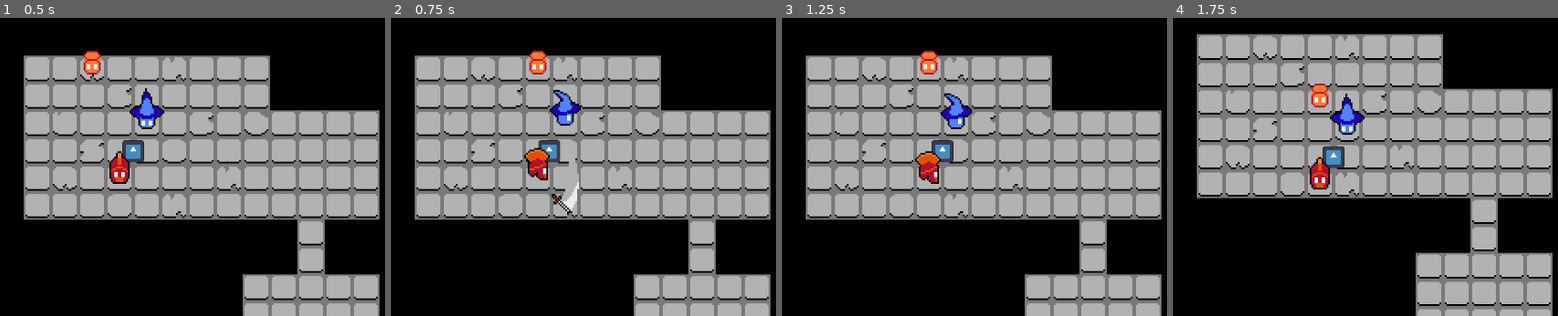
Above: before the commit, frames 1-4 (left to right).
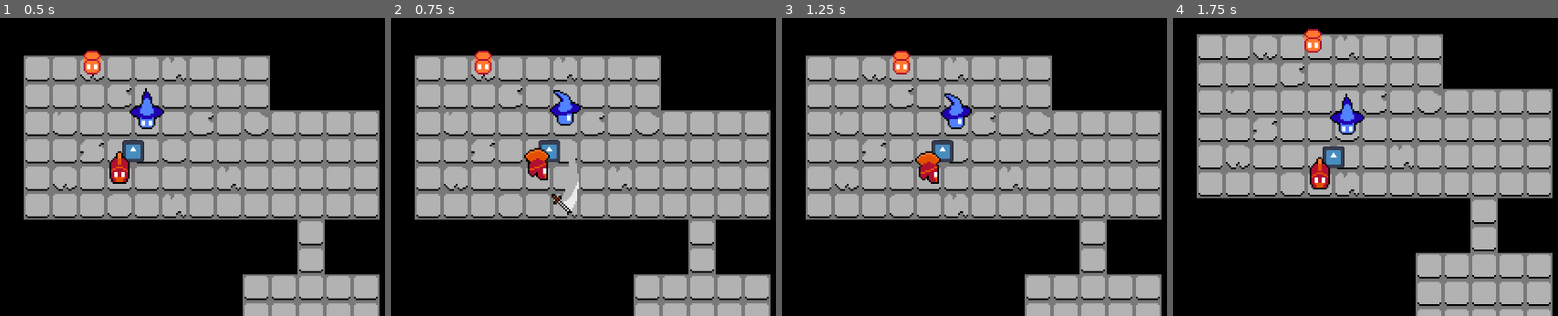
Above: after the commit, the same moments.

Repository: jpsalim21/Swipe-Dungeon
Game: Godot game, scene res://Scenes/CenaTeste.tscn
The game is run twice, just before and just after one commit, with the same random seed, the same clock (stepped at 60 frames per second) and the same inputs. The engine's default icon, where the game draws it, is replaced by a stand-in: a white triangle on a blue panel in a dark square.
Inputs:
- Up to frame 1 (0.5 s): no input
- Up to frame 2 (0.75 s): tap Enter (ui_accept) at 0.5 s; hold Right (Right) from 0.53 s (still down); hold Enter (ui_accept) from 0.53 s (still down)
- Up to frame 3 (1.25 s): keep holding Right (Right); keep holding Enter (ui_accept)
- Up to frame 4 (1.75 s): release Right (Right) at 1.28 s; release Enter (ui_accept) at 1.28 s; hold S (Down) from 1.28 s (still down); tap Enter (ui_accept) at 1.35, 1.52 s

Frame 1 is identical in both runs. In frame 2, 0.7% of the frame differs, in the area x 21-41%, y 11-19%; in frame 3, 0.7%; in frame 4, 0.7%.

Commit message:
Solves movement bug and other problems

Diff:
--- a/Scenes/CenaTeste.tscn
+++ b/Scenes/CenaTeste.tscn
@@ -12,6 +12,7 @@
 [ext_resource type="PackedScene" uid="uid://cef5oyggjgvha" path="res://ObjectScenes/Warrior.tscn" id="9_sim72"]
 [ext_resource type="Script" uid="uid://bsg5wxqep0l6v" path="res://Scripts/CameraAnchor.gd" id="10_uk6nu"]
 [ext_resource type="Texture2D" uid="uid://dobd4ghii3kq1" path="res://icon.svg" id="11_5gdr1"]
+[ext_resource type="Script" uid="uid://b5bu6rga04uf6" path="res://Scripts/EnemyController.gd" id="13_a3s4c"]
 
 [sub_resource type="TileSetAtlasSource" id="TileSetAtlasSource_ede5x"]
 texture = ExtResource("1_6iqmv")
@@ -191,6 +192,8 @@
 [node name="Player2" parent="PlayerController" instance=ExtResource("9_sim72")]
 position = Vector2(-24, 41)
 
+[node name="Timer" type="Timer" parent="PlayerController"]
+
 [node name="CameraAnchor" type="Node2D" parent="." node_paths=PackedStringArray("elementos")]
 script = ExtResource("10_uk6nu")
 elementos = [NodePath("../PlayerController/Player"), NodePath("../PlayerController/Player2")]
@@ -212,14 +215,6 @@
 autoplay = "default"
 frame_progress = 0.8856808
 offset = Vector2(0, -10)
-
-[node name="Enemy" type="Node2D" parent="."]
-position = Vector2(-40, -24)
-script = ExtResource("7_i802y")
-
-[node name="EnemyPlaceholder" type="Sprite2D" parent="Enemy"]
-texture = ExtResource("5_yt05o")
-offset = Vector2(0, -5)
 
 [node name="CanvasLayer" type="CanvasLayer" parent="."]
 layer = -1
@@ -233,6 +228,19 @@
 theme_override_styles/panel = SubResource("StyleBoxFlat_ede5x")
 
 [node name="GameController" type="Node" parent="."]
+unique_name_in_owner = true
 script = ExtResource("7_hlfcp")
 
-[editable path="PlayerController/Player2"]
+[node name="EnemyController" type="Node2D" parent="."]
+script = ExtResource("13_a3s4c")
+
+[node name="Enemy" type="Node2D" parent="EnemyController"]
+position = Vector2(-40, -24)
+script = ExtResource("7_i802y")
+
+[node name="EnemyPlaceholder" type="Sprite2D" parent="EnemyController/Enemy"]
+texture = ExtResource("5_yt05o")
+offset = Vector2(0, -5)
+
+[node name="Timer" type="Timer" parent="EnemyController"]
+one_shot = true
--- /dev/null
+++ b/Scripts/EnemyController.gd
@@ -0,0 +1,22 @@
+extends Node2D
+
+@onready var game_controller: GameController = %GameController
+@onready var timer: Timer = $Timer
+
+var units : Array[EnemyUnit] = []
+
+func _ready() -> void:
+	for c in get_children():
+		if c is not EnemyUnit:
+			continue
+		units.append(c)
+	game_controller.playerEndTurn.connect(doTurn)
+
+func doTurn():
+	for u in units:
+		if u == null:
+			continue
+		u.doTurn()
+	timer.start(0.05)
+	await timer.timeout
+	game_controller.enemyEndTurn.emit()
--- a/Scripts/GameController.gd
+++ b/Scripts/GameController.gd
@@ -1,3 +1,5 @@
+class_name GameController
 extends Node
 
-var crystalLife : int = 5
+signal playerEndTurn
+signal enemyEndTurn
--- a/Scripts/Grid/Gridmap.gd
+++ b/Scripts/Grid/Gridmap.gd
@@ -1,6 +1,8 @@
 class_name Gridmap
 extends TileMapLayer
 
+
+@onready var game_controller: GameController = %GameController
 @export var playerUnits : Array[Node2D] = []
 
 var map : Dictionary[Vector2i, Tile] = {}
@@ -12,6 +14,7 @@
 	usedCells = get_used_cells()
 	createGrid()
 	recalculateTile()
+	game_controller.playerEndTurn.connect(recalculateTile)
 
 func createGrid():
 	for cell in usedCells:
--- a/Scripts/PlayerController.gd
+++ b/Scripts/PlayerController.gd
@@ -1,14 +1,27 @@
 extends Node2D
+
+@onready var game_controller: GameController = %GameController
+@onready var timer: Timer = $Timer
 
 var playerUnits : Array[PlayerUnit] = []
 
 var dirMoving : Vector2i = Vector2i.ZERO
 
+var esperando : bool = false
+
 func _ready() -> void:
 	for c in get_children():
+		if c is not PlayerUnit:
+			continue
 		playerUnits.append(c as PlayerUnit)
+	game_controller.enemyEndTurn.connect(pararDeEsperar)
+
+func pararDeEsperar():
+	esperando = false
 
 func _unhandled_input(event: InputEvent) -> void:
+	if esperando:
+		return
 	if event.is_action_pressed("Down"):
 		move(Vector2i.DOWN, "Down")
 	elif event.is_action_pressed("Left"):
@@ -19,10 +32,19 @@
 		move(Vector2i.UP, "Up")
 
 func move(dir : Vector2i, anim : String, flip_h : bool = false):
+	if not timer.is_stopped():
+		return
+
 	dirMoving = dir
 	playerUnits.sort_custom(sortCustom)
 	for p in playerUnits:
 		p.move(dir, anim, flip_h)
+
+	timer.start(0.3)
+	await timer.timeout
+	timer.stop()
+	game_controller.playerEndTurn.emit()
+	esperando = true
 
 func sortCustom(a : PlayerUnit, b : PlayerUnit):
 	var diff : Vector2i = a.tileAtual - b.tileAtual
--- a/Scripts/Units/EnemyBaseScript.gd
+++ b/Scripts/Units/EnemyBaseScript.gd
@@ -1,12 +1,11 @@
 class_name EnemyUnit
 extends Unit
 
+func _ready() -> void:
+	super._ready()
+
 func doTurn():
 	tileAtual = tilemap.getNextTile(tileAtual)
-
-func _unhandled_input(event: InputEvent) -> void:
-	if event.is_action_pressed("ui_accept"):
-		doTurn()
 
 func estavaOcupado(value : Vector2i):
 	var playerUnit : PlayerUnit = tilemap.getUnit(value) as PlayerUnit
Not shown: 1 places in Scenes/CenaTeste.tscn that only renumber resources
Not shown, added: Scripts/EnemyController.gd.uid
